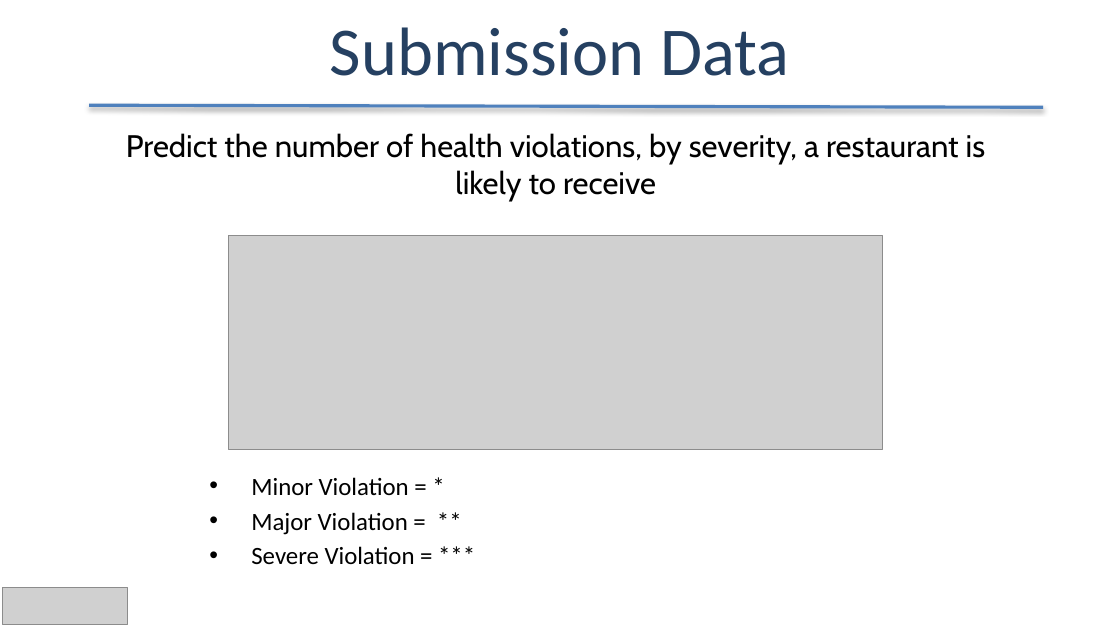
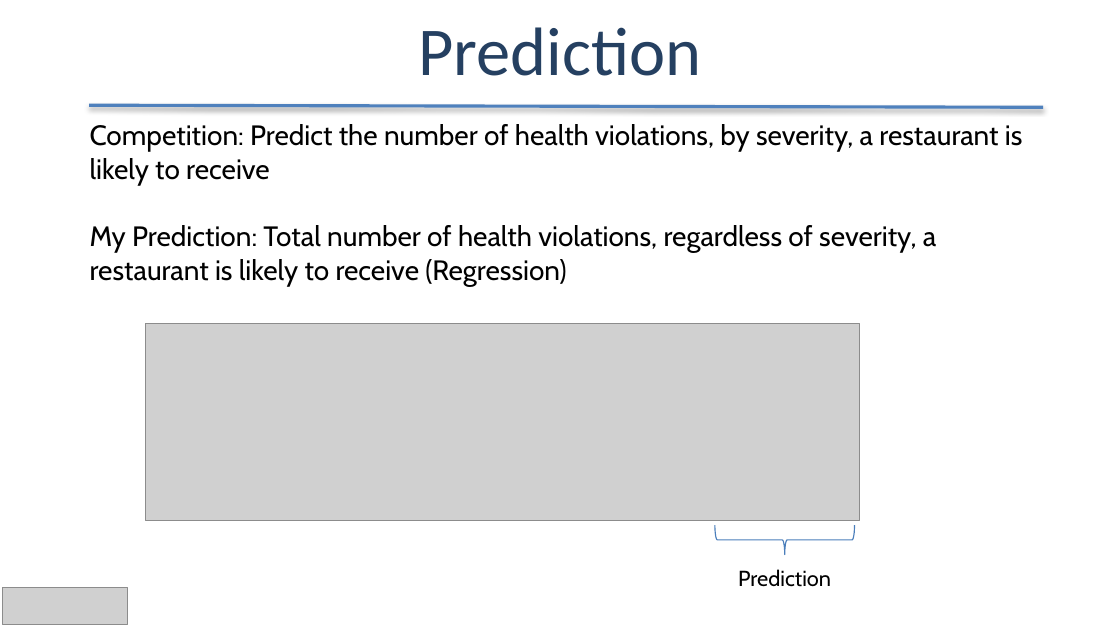
Before and after one commit to shehzadb03/General_Assembly_Yelp_NLP_Draft, a slide deck: slide 4 of DAT7_Bashir.pptx (slide 5 before the commit). Drawn at 1120x630 pixels with LibreOffice and Linux fonts; fonts in the diff are those of the drawing; grey boxes stand for pictures. Boxes give left, top, right and bottom in pixels: in the first picture for what was removed or moved away, otherwise in the second. Text is boxed around its words. In the diff, an @@ line names an element or a change of style, - is before the commit and + after.

Commit message:
presentation

```diff
--- a/DAT7_Bashir.pptx
+++ b/DAT7_Bashir.pptx
@@ text at [418,27,701,76]: text changed @@
-Submission Data
+Prediction
@@ text at [90,124,1023,286]: text changed; size 20 to 18 pt @@
-Predict the number of health violations, by severity, a restaurant is likely to receive
+Competition: Predict the number of health violations, by severity, a restaurant is likely to receive
+My Prediction: Total number of health violations, regardless of severity, a restaurant is likely to receive (Regression)
@@ picture removed at [228,235,883,449] @@
@@ picture added at [146,324,860,521] @@
@@ text removed at [251,477,415,564] @@
-• Minor Violation = *
-• Major Violation = **
-• Severe Violation = ***
@@ right brace added at [714,526,854,555], outline #4B7EBC 0.75 pt @@
@@ text added at [738,569,831,587], 14 pt, text #000000 @@
+Prediction
```
Also in this commit, not shown: 5 other slides changed, 9 slides added, 2 slides removed.
